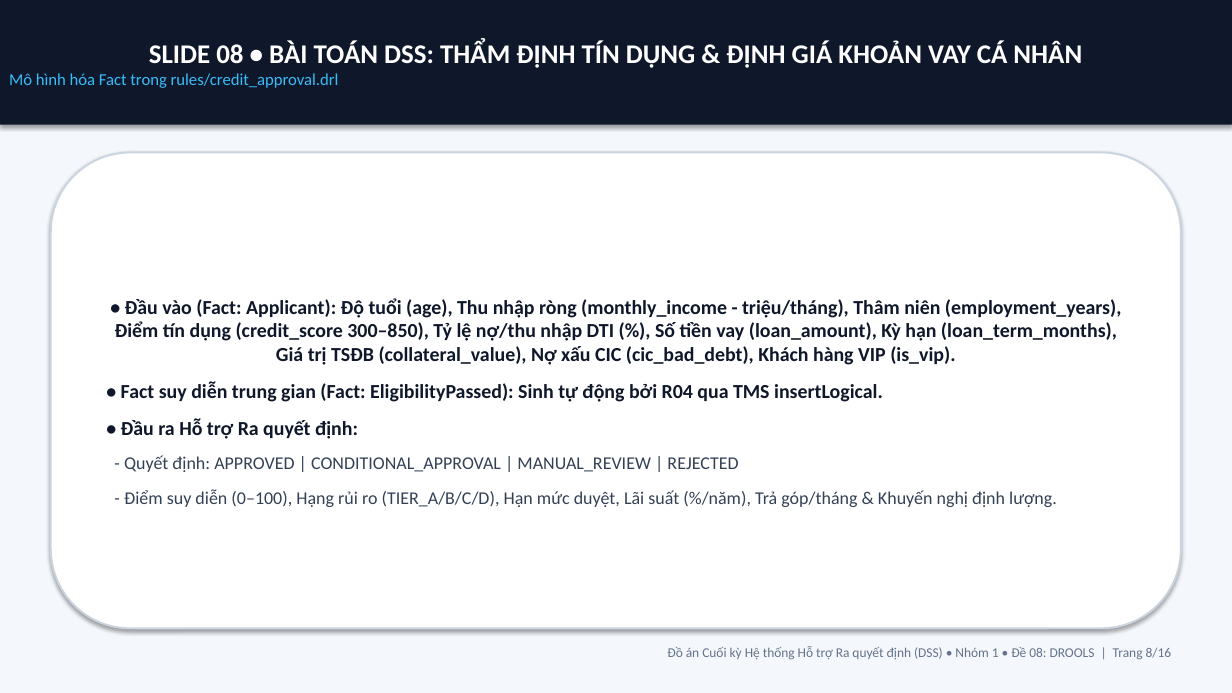
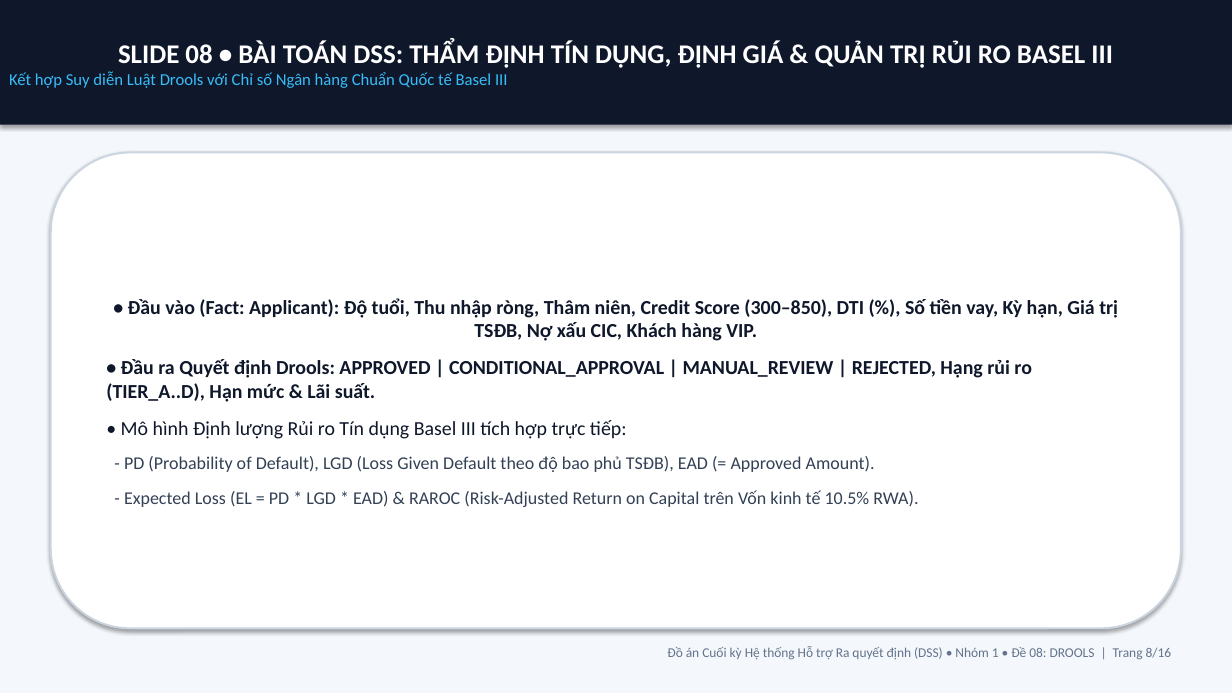
Before and after one commit to Vipwar/dss-nhom1-de08-drools, a slide deck: slide 8 of docs/SLIDE_THUYET_TRINH_DE_08_DROOLS_NHOM_1.pptx. Drawn at 1232x693 pixels with LibreOffice and Linux fonts; fonts in the diff are those of the drawing. Boxes give left, top, right and bottom in pixels: in the first picture for what was removed or moved away, otherwise in the second. Text is boxed around its words. In the diff, an @@ line names an element or a change of style, - is before the commit and + after.

Commit message:
Nang cap V3 Ultimate: SafeASTEvaluator, Alpha Memory Cache, Basel III & Stress-Testing, RFC 4180 CSV, Fuzzing 100 Ho so (28/28 Tests Pass)

```diff
--- a/docs/SLIDE_THUYET_TRINH_DE_08_DROOLS_NHOM_1.pptx
+++ b/docs/SLIDE_THUYET_TRINH_DE_08_DROOLS_NHOM_1.pptx
@@ text in rectangle at <box>9,40,1113,88</box>: text changed @@
-SLIDE 08 • BÀI TOÁN DSS: THẨM ĐỊNH TÍN DỤNG & ĐỊNH GIÁ KHOẢN VAY CÁ NHÂN
-Mô hình hóa Fact trong rules/credit_approval.drl
+SLIDE 08 • BÀI TOÁN DSS: THẨM ĐỊNH TÍN DỤNG, ĐỊNH GIÁ & QUẢN TRỊ RỦI RO BASEL III
+Kết hợp Suy diễn Luật Drools với Chỉ số Ngân hàng Chuẩn Quốc tế Basel III
@@ text in rounded rectangle at <box>106,298,1118,507</box>: text changed @@
-• Đầu vào (Fact: Applicant): Độ tuổi (age), Thu nhập ròng (monthly_income - triệu/tháng), Thâm niên (employment_years), Điểm tín dụng (credit_score 300–850), Tỷ lệ nợ/thu nhập DTI (%), Số tiền vay (loan_amount), Kỳ hạn (loan_term_months), Giá trị TSĐB (collateral_value), Nợ xấu CIC (cic_bad_debt), Khách hàng VIP (is_vip).
-• Fact suy diễn trung gian (Fact: EligibilityPassed): Sinh tự động bởi R04 qua TMS insertLogical.
-• Đầu ra Hỗ trợ Ra quyết định:
-- Quyết định: APPROVED | CONDITIONAL_APPROVAL | MANUAL_REVIEW | REJECTED
-- Điểm suy diễn (0–100), Hạng rủi ro (TIER_A/B/C/D), Hạn mức duyệt, Lãi suất (%/năm), Trả góp/tháng & Khuyến nghị định lượng.
+• Đầu vào (Fact: Applicant): Độ tuổi, Thu nhập ròng, Thâm niên, Credit Score (300–850), DTI (%), Số tiền vay, Kỳ hạn, Giá trị TSĐB, Nợ xấu CIC, Khách hàng VIP.
+• Đầu ra Quyết định Drools: APPROVED | CONDITIONAL_APPROVAL | MANUAL_REVIEW | REJECTED, Hạng rủi ro (TIER_A..D), Hạn mức & Lãi suất.
+• Mô hình Định lượng Rủi ro Tín dụng Basel III tích hợp trực tiếp:
+- PD (Probability of Default), LGD (Loss Given Default theo độ bao phủ TSĐB), EAD (= Approved Amount).
+- Expected Loss (EL = PD * LGD * EAD) & RAROC (Risk-Adjusted Return on Capital trên Vốn kinh tế 10.5% RWA).
```
Also in this commit, not shown: 10 other slides changed, 14 other files.
